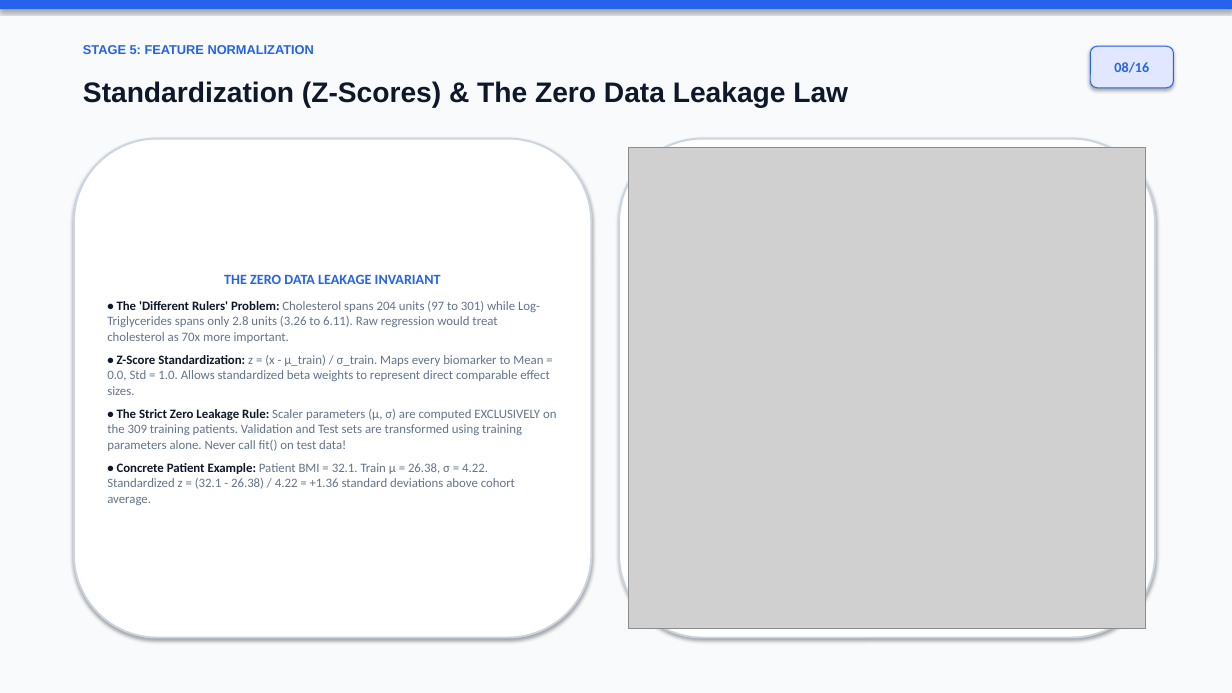
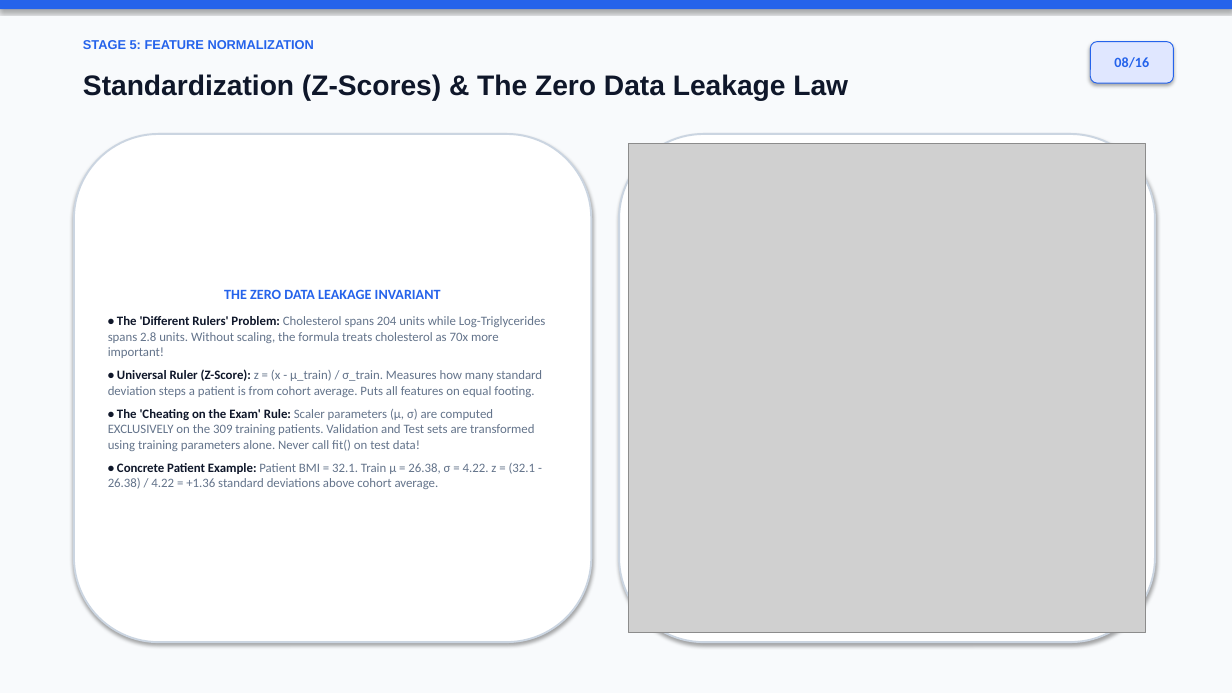
Before and after one commit to darrehanrasool/Lab, a slide deck: slide 8 of 4 Diabetes Progression Prediction/Diabetes_Progression_Conference_Presentation.pptx. Drawn at 1232x693 pixels with LibreOffice and Linux fonts; fonts in the diff are those of the drawing; grey boxes stand for pictures. Boxes give left, top, right and bottom in pixels: in the first picture for what was removed or moved away, otherwise in the second. Text is boxed around its words. In the diff, an @@ line names an element or a change of style, - is before the commit and + after.

```diff
--- a/4 Diabetes Progression Prediction/Diabetes_Progression_Conference_Presentation.pptx
+++ b/4 Diabetes Progression Prediction/Diabetes_Progression_Conference_Presentation.pptx
@@ 2 texts, 1 rounded rectangle moved together from (x1=83, y1=45, x2=1174, y2=107) to (x1=83, y1=40, x2=1174, y2=101) @@
@@ rounded rectangle "THE ZERO DATA LEAKAGE INVARIANT" resized from (x1=74, y1=139, x2=592, y2=638) to (x1=74, y1=134, x2=592, y2=642) @@
@@ rounded rectangle resized from (x1=619, y1=139, x2=1155, y2=638) to (x1=619, y1=134, x2=1155, y2=642) @@
@@ picture resized from (x1=628, y1=148, x2=1146, y2=628) to (x1=628, y1=143, x2=1146, y2=633) @@
@@ text in rounded rectangle at (x1=108, y1=316, x2=546, y2=489): text changed @@
-• The 'Different Rulers' Problem: Cholesterol spans 204 units (97 to 301) while Log-Triglycerides spans only 2.8 units (3.26 to 6.11). Raw regression would treat cholesterol as 70x more important.
-• Z-Score Standardization: z = (x - μ_train) / σ_train. Maps every biomarker to Mean = 0.0, Std = 1.0. Allows standardized beta weights to represent direct comparable effect sizes.
-• The Strict Zero Leakage Rule: Scaler parameters (μ, σ) are computed EXCLUSIVELY on the 309 training patients. Validation and Test sets are transformed using training parameters alone. Never call fit() on test data!
-• Concrete Patient Example: Patient BMI = 32.1. Train μ = 26.38, σ = 4.22. Standardized z = (32.1 - 26.38) / 4.22 = +1.36 standard deviations above cohort average.
+• The 'Different Rulers' Problem: Cholesterol spans 204 units while Log-Triglycerides spans 2.8 units. Without scaling, the formula treats cholesterol as 70x more important!
+• Universal Ruler (Z-Score): z = (x - μ_train) / σ_train. Measures how many standard deviation steps a patient is from cohort average. Puts all features on equal footing.
+• The 'Cheating on the Exam' Rule: Scaler parameters (μ, σ) are computed EXCLUSIVELY on the 309 training patients. Validation and Test sets are transformed using training parameters alone. Never call fit() on test data!
+• Concrete Patient Example: Patient BMI = 32.1. Train μ = 26.38, σ = 4.22. z = (32.1 - 26.38) / 4.22 = +1.36 standard deviations above cohort average.
```
Also in this commit, not shown: 14 other slides changed, 1 slide added, 1 slide removed, 1 other file.
